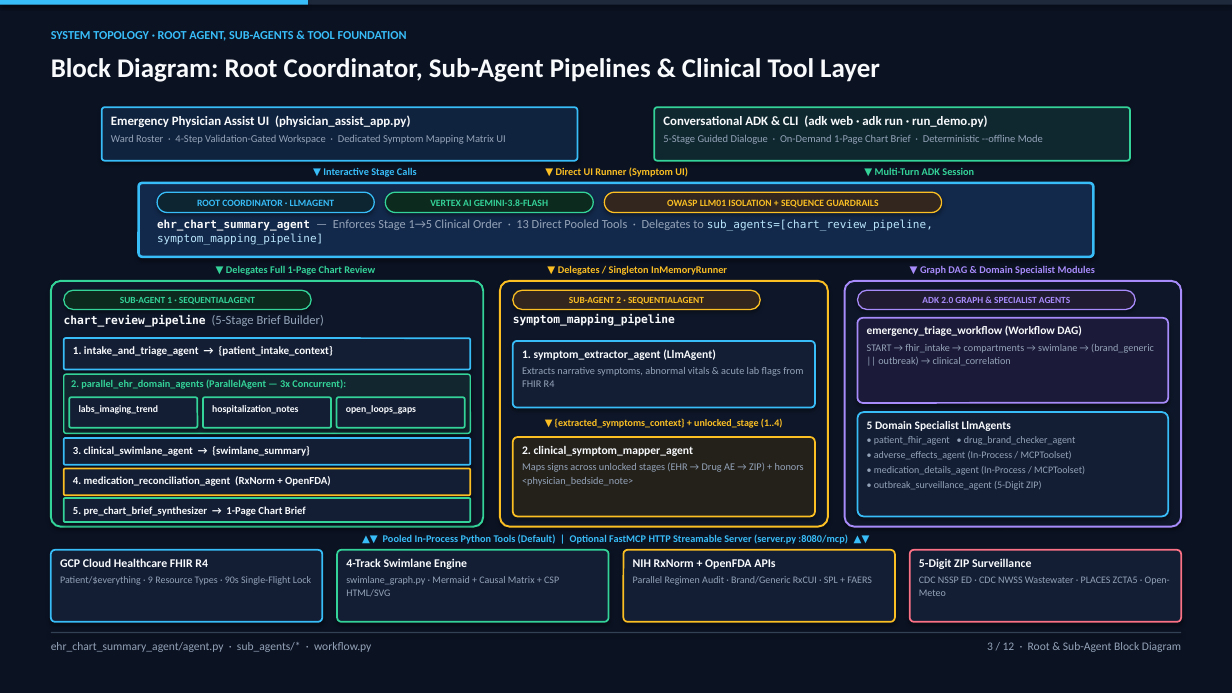
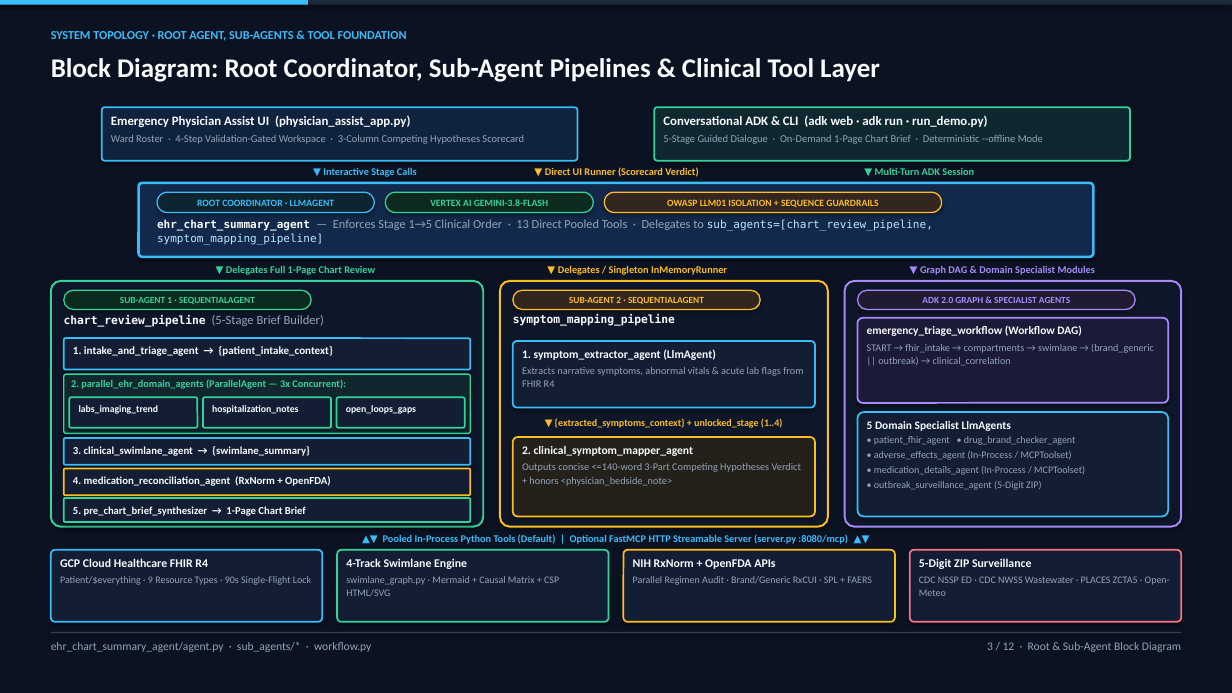
Before and after one commit to Sivaram0606/AI-PhysicianSupport, a slide deck: slide 3 of AGENTIC_ARCHITECTURE_AND_FUNCTIONALITY.pptx. Drawn at 1232x693 pixels with LibreOffice and Linux fonts; fonts in the diff are those of the drawing. Boxes give left, top, right and bottom in pixels: in the first picture for what was removed or moved away, otherwise in the second. Text is boxed around its words. In the diff, an @@ line names an element or a change of style, - is before the commit and + after.

Commit message:
Update PPTX decks, HTML slides, docs, and 4-min narrated demo video for Competing Hypotheses Scorecard UI

```diff
--- a/AGENTIC_ARCHITECTURE_AND_FUNCTIONALITY.pptx
+++ b/AGENTIC_ARCHITECTURE_AND_FUNCTIONALITY.pptx
@@ text at (111,135,524,144): text changed @@
-Ward Roster · 4-Step Validation-Gated Workspace · Dedicated Symptom Mapping Matrix UI
+Ward Roster · 4-Step Validation-Gated Workspace · 3-Column Competing Hypotheses Scorecard
@@ text at (545,167,698,177): text changed @@
-▼ Direct UI Runner (Symptom UI)
+▼ Direct UI Runner (Scorecard Verdict)
@@ text at (522,463,801,486): text changed @@
-Maps signs across unlocked stages (EHR → Drug AE → ZIP) + honors <physician_bedside_note>
+Outputs concise <=140-word 3-Part Competing Hypotheses Verdict + honors <physician_bedside_note>
```
Also in this commit, not shown: 5 other slides changed, 6 other files.
